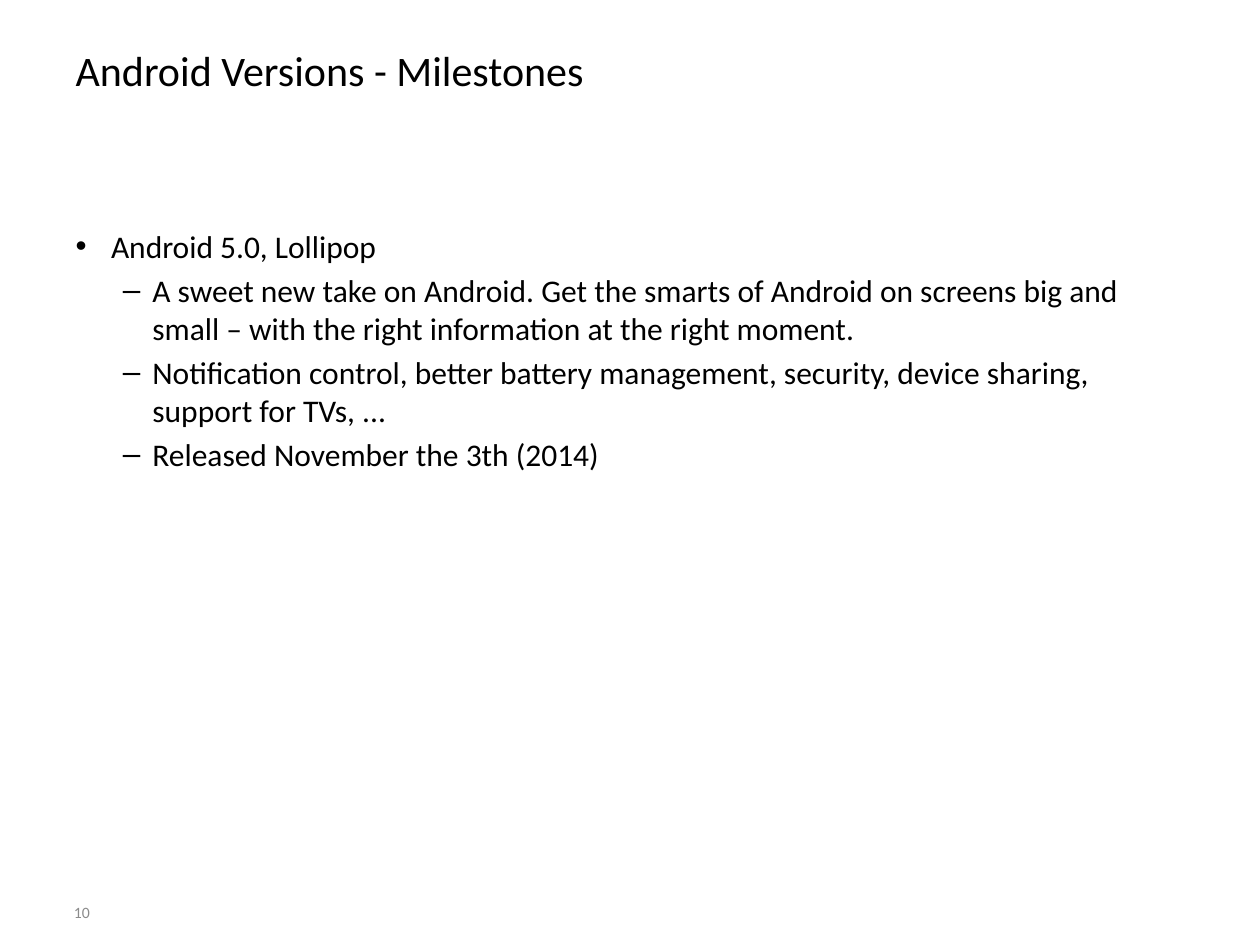
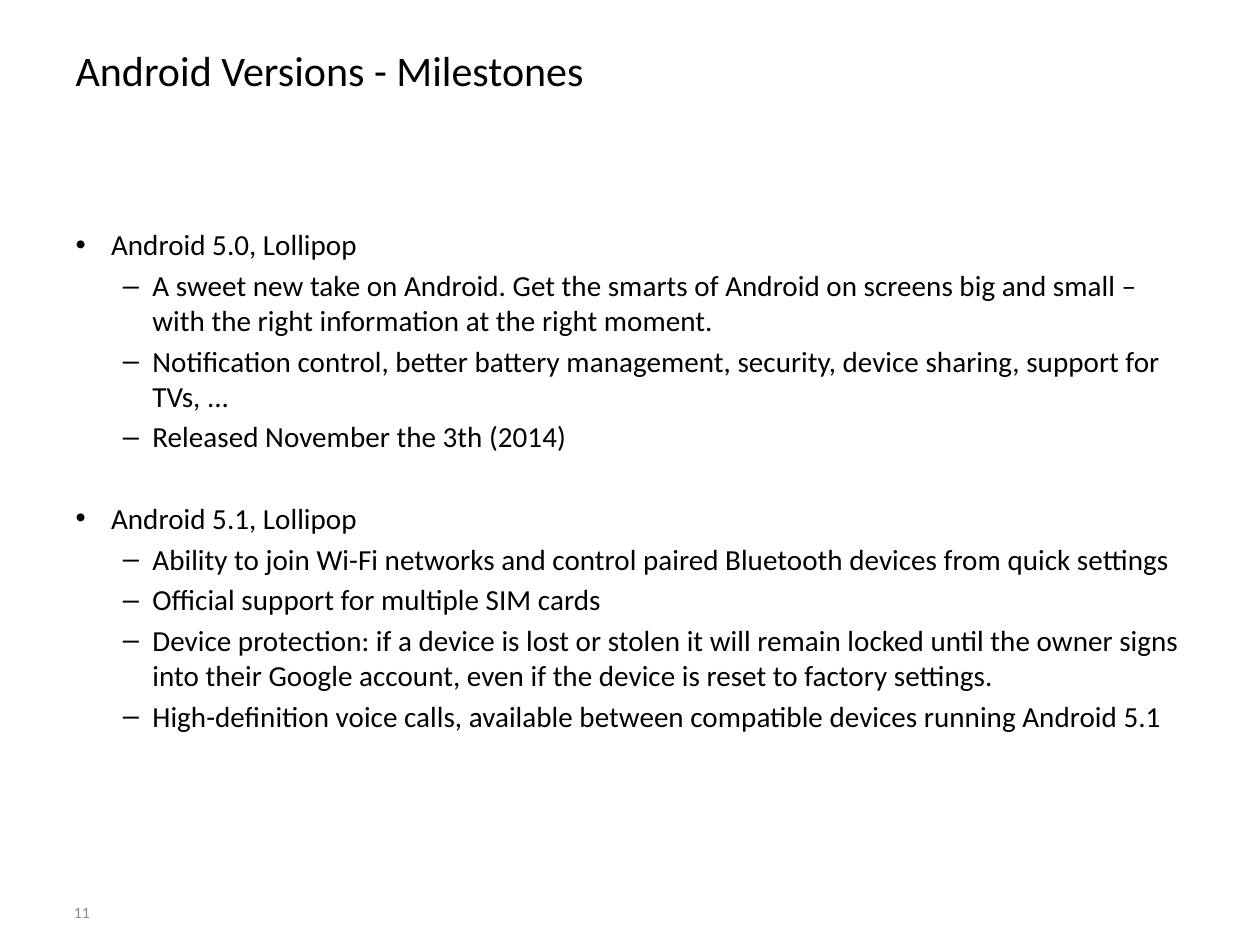
Before and after one commit to BioBoost/android_development_course, a slide deck: slide 11 of slides/chapter1_getting_started.pptx (slide 10 before the commit). Drawn at 1260x945 pixels with LibreOffice and Linux fonts; fonts in the diff are those of the drawing; background and template pictures are left out. Boxes give left, top, right and bottom in pixels: in the first picture for what was removed or moved away, otherwise in the second. Text is boxed around its words. In the diff, an @@ line names an element or a change of style, - is before the commit and + after.

```diff
--- a/slides/chapter1_getting_started.pptx
+++ b/slides/chapter1_getting_started.pptx
@@ text at (x1=111, y1=234, x2=1159, y2=451): size 18 to 16.6 pt in "Android 5.0, Lollipop", "A sweet new take on Android. Get ...", "Notification control, better battery management, security, d ...", "Released November the 3th (2014)" @@
@@ text at (x1=111, y1=508, x2=1177, y2=732): paragraphs added @@
+• Android 5.1, Lollipop
+  – Ability to join Wi-Fi networks and control paired Bluetooth devices from quick settings
+  – Official support for multiple SIM cards
+  – Device protection: if a device is lost or stolen it will remain locked until the owner signs into their Google account, even if the device is reset to factory settings.
+  – High-definition voice calls, available between compatible devices running Android 5.1
@@ page number at (x1=74, y1=908, x2=90, y2=918): text changed @@
-10
+11
```
Also in this commit, not shown: 1 other slide changed, 19 slides added, 4 slides removed.
